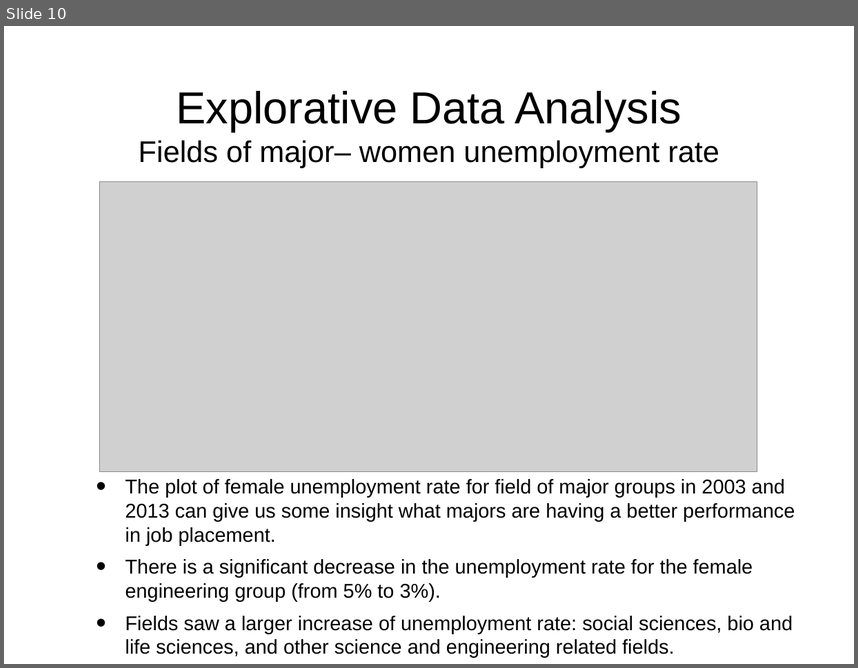
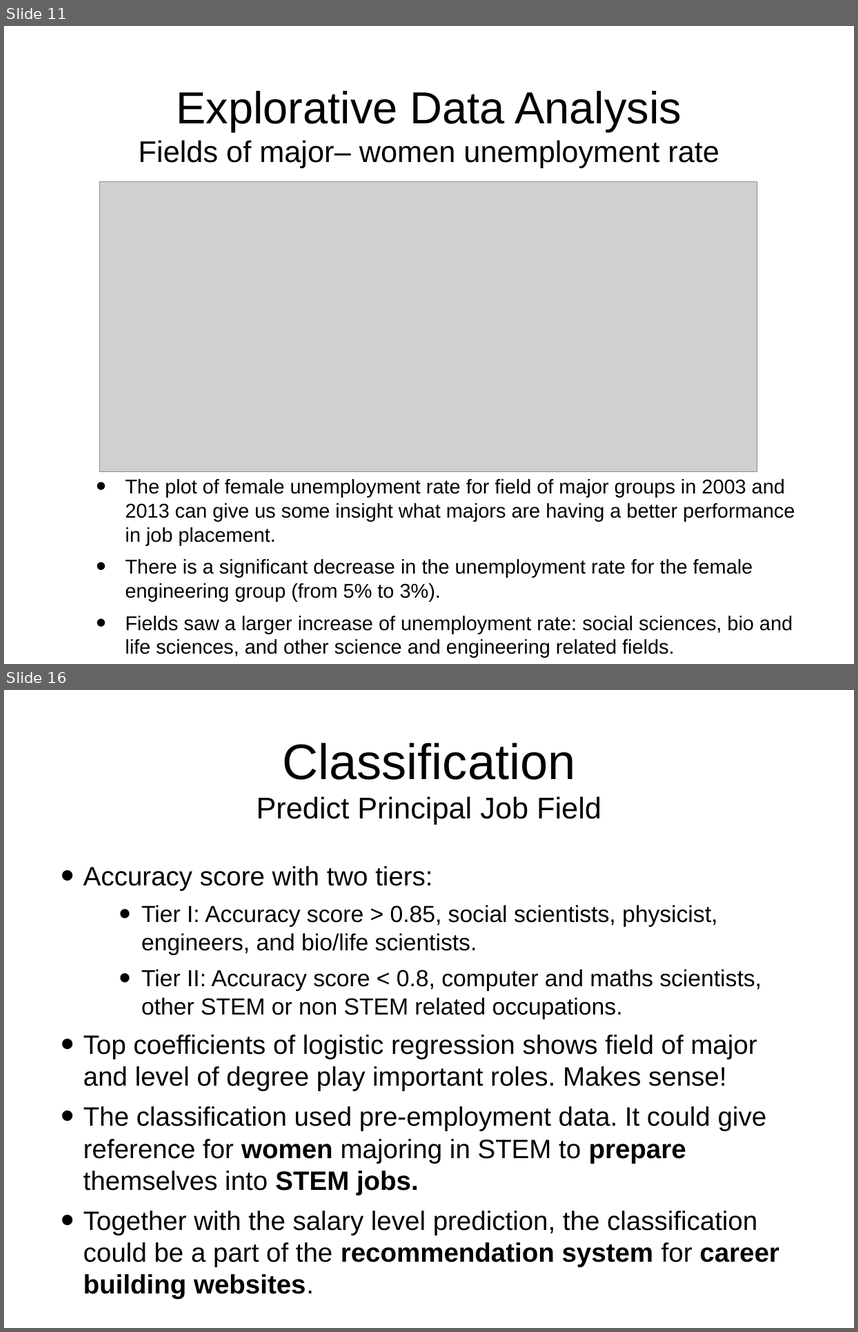
Before and after one commit to shuojiashi/women_in_stem, a slide deck: womenInSTEM_project_slides.pptx. Shown one above the other, each under a label of ours: slide 10 before the commit, slides 11 and 16 after it; the slides between them are not shown. The pictures are 858x668 and 858x1332 pixels, drawn with LibreOffice and Linux fonts; fonts in the diff are those of the drawing; grey boxes stand for pictures. Boxes give left, top, right and bottom in pixels: in the first picture for what was removed or moved away, otherwise in the second. Text is boxed around its words. In the diff, an @@ line names an element or a change of style, - is before the commit and + after.

```diff
--- a/womenInSTEM_project_slides.pptx
+++ b/womenInSTEM_project_slides.pptx
@@ slide 16 added at (4, 690, 854, 1328), background #FFFFFF @@
@@ title added at (257, 742, 602, 825), 36 pt, text #000000 @@
+    Classification
+    Predict Principal Job Field
@@ text added at (83, 866, 780, 1299), 32 pt, text #000000 @@
+• Accuracy score with two tiers:
+    • Tier I: Accuracy score > 0.85, social scientists, physicist, engineers, and bio/life scientists.
+    • Tier II: Accuracy score < 0.8, computer and maths scientists, other STEM or non STEM related occupations.
+• Top coefficients of logistic regression shows field of major and level of degree play important roles. Makes sense!
+• The classification used pre-employment data. It could give reference for women majoring in STEM to prepare themselves into STEM jobs.
+• Together with the salary level prediction, the classification could be a part of the recommendation system for career building websites.
@@ what was slide 10 is now slide 11 @@
```
Also in this commit, not shown: 4 slides changed, 3 other slides added, 1 slide removed, 4 other files.
